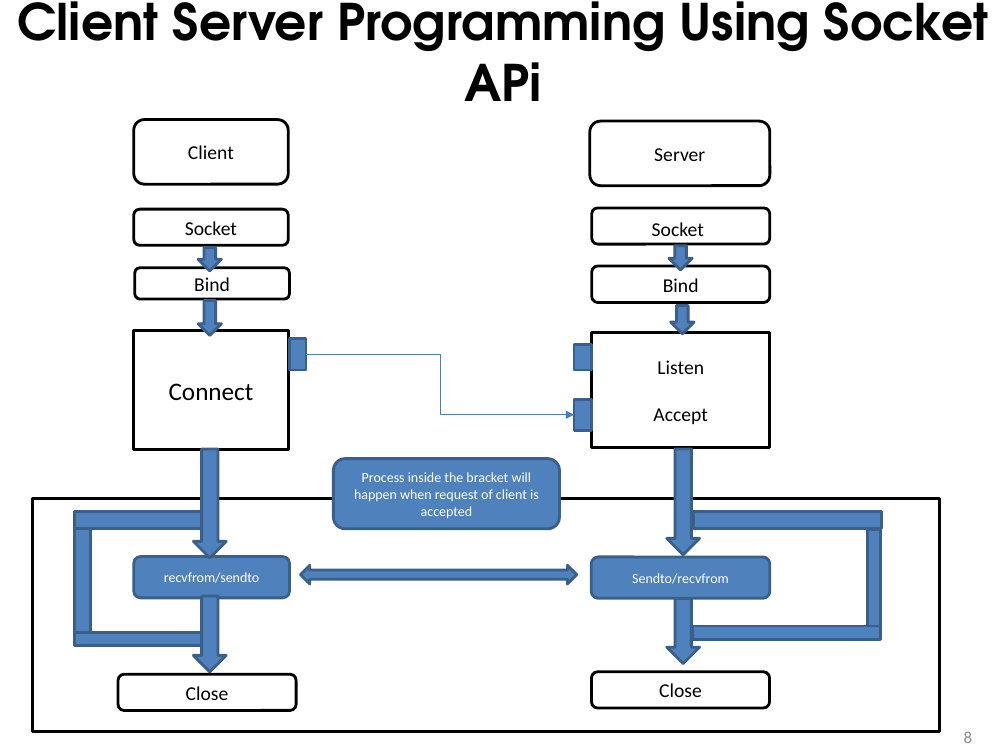
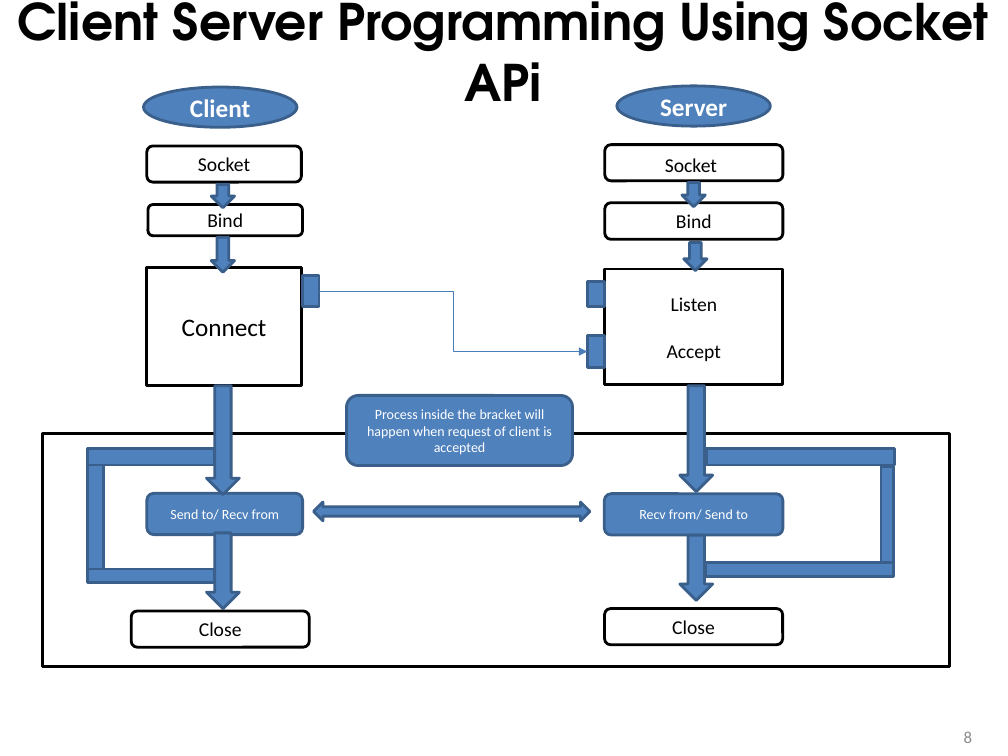
Before and after one commit to Shivakumarbharath/Dual-Stack-Host, a slide deck: slide 8 of Official Documents/Project Batch 16 phase 2.pptx. Drawn at 1008x756 pixels with LibreOffice and Linux fonts; fonts in the diff are those of the drawing. Boxes give left, top, right and bottom in pixels: in the first picture for what was removed or moved away, otherwise in the second. Text is boxed around its words. In the diff, an @@ line names an element or a change of style, - is before the commit and + after.

```diff
--- a/Official Documents/Project Batch 16 phase 2.pptx
+++ b/Official Documents/Project Batch 16 phase 2.pptx
@@ ellipse "Client" resized from (x1=134, y1=120, x2=288, y2=184) to (x1=143, y1=87, x2=296, y2=127) @@
@@ ellipse "Client" at (x1=143, y1=87, x2=296, y2=127): size 14 to 18 pt, text colour #000000 to #FFFFFF, bold on; rounded rectangle to ellipse; fill #FFFFFF to #4F81BD; outline #000000 2 pt to #3A5F8C 2 pt @@
@@ ellipse "Server" at (x1=617, y1=86, x2=770, y2=126): size 14 to 18 pt, text colour #000000 to #FFFFFF, bold on; rounded rectangle to ellipse; fill #FFFFFF to #4F81BD; outline #000000 2 pt to #3A5F8C 2 pt @@
@@ ellipse "Server" resized from (x1=590, y1=121, x2=770, y2=185) to (x1=617, y1=86, x2=770, y2=126) @@
@@ down arrow resized from (x1=199, y1=300, x2=222, y2=336) to (x1=212, y1=184, x2=235, y2=208) @@
@@ down arrow resized from (x1=670, y1=305, x2=694, y2=334) to (x1=682, y1=182, x2=706, y2=207) @@
@@ down arrow resized from (x1=199, y1=248, x2=222, y2=271) to (x1=212, y1=237, x2=235, y2=272) @@
@@ down arrow resized from (x1=669, y1=246, x2=692, y2=270) to (x1=683, y1=243, x2=707, y2=271) @@
@@ rectangle resized from (x1=575, y1=399, x2=592, y2=430) to (x1=588, y1=281, x2=605, y2=306) @@
@@ rectangle resized from (x1=575, y1=345, x2=592, y2=370) to (x1=588, y1=336, x2=605, y2=367) @@
@@ rectangle moved from (x1=32, y1=499, x2=939, y2=732) to (x1=42, y1=433, x2=950, y2=666) @@
@@ rectangle resized from (x1=75, y1=632, x2=202, y2=645) to (x1=88, y1=449, x2=215, y2=466) @@
@@ rectangle resized from (x1=692, y1=626, x2=881, y2=639) to (x1=707, y1=449, x2=895, y2=466) @@
@@ rounded rectangle added at (x1=147, y1=493, x2=303, y2=534), fill #4F81BD, outline #3A5F8C 2 pt, 10 pt, text #FFFFFF @@
+Send to/ Recv from
@@ rounded rectangle added at (x1=605, y1=494, x2=783, y2=535), fill #4F81BD, outline #3A5F8C 2 pt, 10 pt, text #FFFFFF @@
+Recv from/ Send to
@@ 7 rounded rectangles, 5 rectangles, 4 down arrows, 1 elbow arrow, 1 left right arrow moved together from (x1=75, y1=208, x2=881, y2=711) to (x1=88, y1=145, x2=894, y2=647) @@
@@ rounded rectangle removed at (x1=134, y1=556, x2=290, y2=598) @@
-recvfrom/sendto
@@ rounded rectangle removed at (x1=592, y1=557, x2=770, y2=599) @@
-Sendto/recvfrom
@@ rectangle moved from (x1=694, y1=511, x2=882, y2=528) to (x1=706, y1=562, x2=894, y2=576) @@
@@ rectangle resized from (x1=75, y1=511, x2=202, y2=528) to (x1=88, y1=570, x2=215, y2=583) @@
```
Also in this commit, not shown: 5 other slides changed, 1 slide added, 3 other files.
